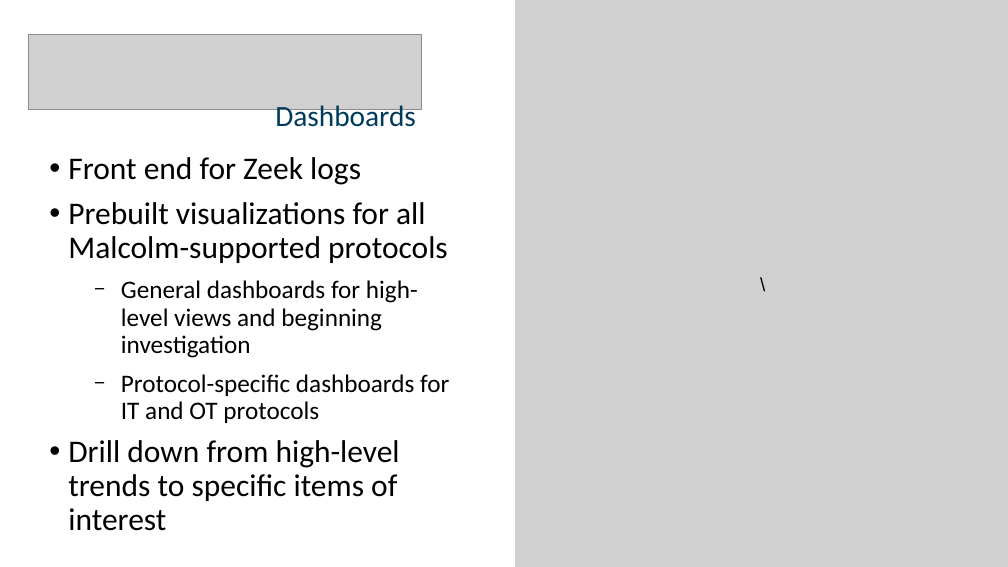
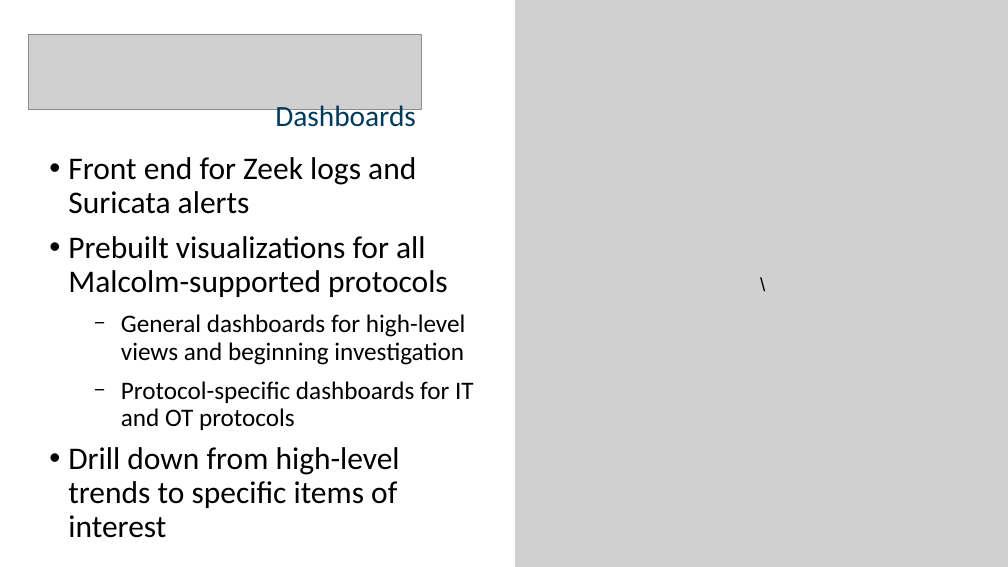
Before and after one commit to cisagov/Malcolm, a slide deck: slide 11 of docs/slides/Malcolm OT Protocol Support.odp. Drawn at 1008x567 pixels with LibreOffice and Linux fonts; fonts in the diff are those of the drawing; grey boxes stand for pictures. Boxes give left, top, right and bottom in pixels: in the first picture for what was removed or moved away, otherwise in the second. Text is boxed around its words. In the diff, an @@ line names an element or a change of style, - is before the commit and + after.

Commit message:
tweaks getting ready for suricata release, updated slides

```diff
--- a/docs/slides/Malcolm OT Protocol Support.odp
+++ b/docs/slides/Malcolm OT Protocol Support.odp
@@ text at box(68, 157, 416, 214): text changed @@
-• Front end for Zeek logs
+• Front end for Zeek logs and Suricata alerts
```
Also in this commit, not shown: 1 other slide changed, 2 slides removed, 11 other files.
